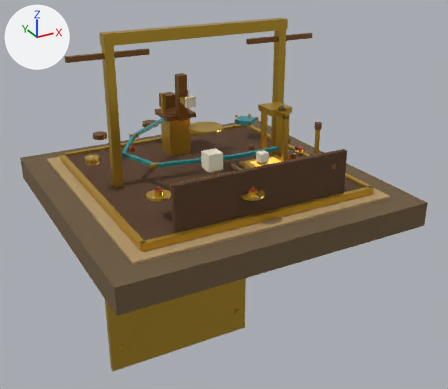
Before and after pictures for a commit that changed the glTF model godot/assets/props/observatory_platform.glb.
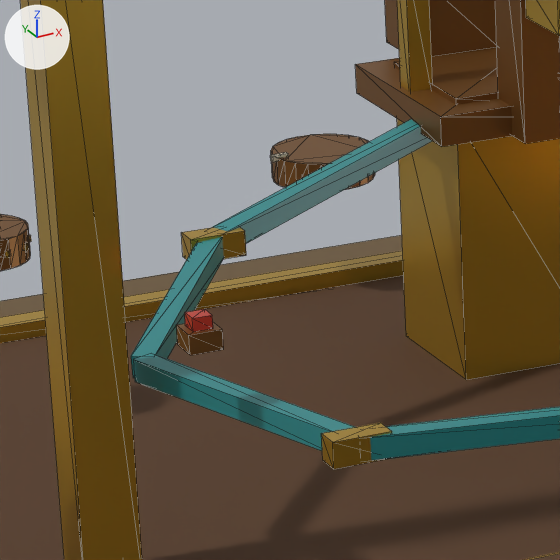
There are two pictures of each version: one whole from a 50 mm lens placed at (-5.6, -10.96, 4.96), pointed at (0.47, 0.07, -0.55), one close up on the part from 23% to 41% of the width and 26% to 47% of the height. Arrows for +X, +Y and +Z are at upper left; the lights stay in place. The older version's two pictures come first. The close-ups show mesh edges as thin lines. Where no turn or scale is listed for an object, it has been applied to the vertices.

Objects in the first close-up: 'AzimuthKnob', 'ElevationKnob', 'Pipes', 'Platform', 'TelescopeMount', 'WarningLamp'.
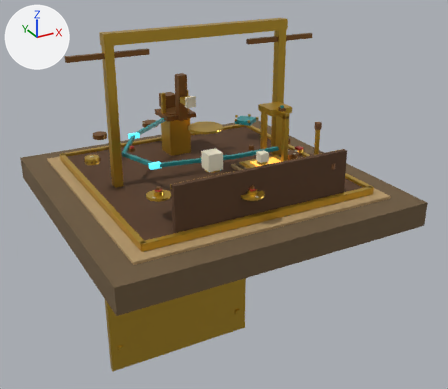
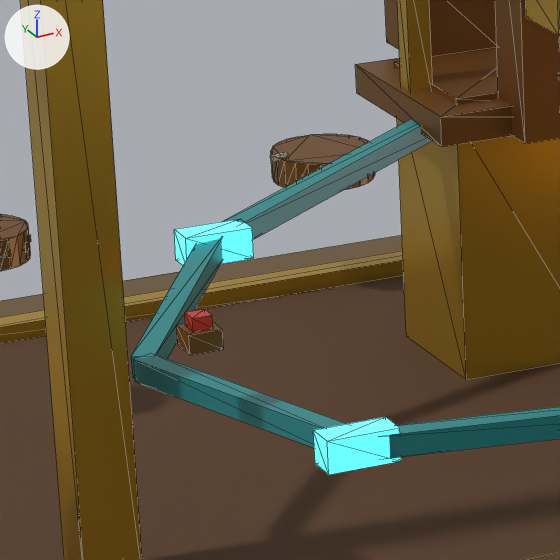
Commit message: Observatory: sight-glass glow + focused/active control highlights

Changed parts and their boxes [x1, y1, x2, y2] in the close-ups (560 x 560 px):
'SightGlassB', added (cyan)
    after: [313, 417, 401, 475]
'SightGlassA', added (cyan)
    after: [174, 220, 254, 265]

Diff of the bpy script that builds the scene:
```diff
--- a/godot/assets/props/observatory_platform.glb.py
+++ b/godot/assets/props/observatory_platform.glb.py
@@ mat_palette_024 @@
+mat_palette_024 = bpy.data.materials.new('palette.024')
+# uses the picture img_palette_albedo
+# uses the picture img_palette_emit
+# uses the picture img_palette_mr
@@ mat_palette_023 @@
+mat_palette_023 = bpy.data.materials.new('palette.023')
+# uses the picture img_palette_albedo
+# uses the picture img_palette_emit
+# uses the picture img_palette_mr
@@ me_sightglassb @@
+me_sightglassb.from_pydata(...)  # a box spanning x -0.11..0.11, y -0.05..0.05, z -0.05..0.05
+me_sightglassb.materials.append(mat_palette_024)
@@ me_sightglassa @@
+me_sightglassa.from_pydata(...)  # a box spanning x -0.11..0.11, y -0.05..0.05, z -0.05..0.05
+me_sightglassa.materials.append(mat_palette_023)
@@ ob_sightglassb @@
+ob_sightglassb = bpy.data.objects.new('SightGlassB', me_sightglassb)
+ob_sightglassb.location = (-1.4, -0.6, 0.7)
@@ ob_sightglassa @@
+ob_sightglassa = bpy.data.objects.new('SightGlassA', me_sightglassa)
+ob_sightglassa.location = (-1.2, 1.0, 0.8)
```
